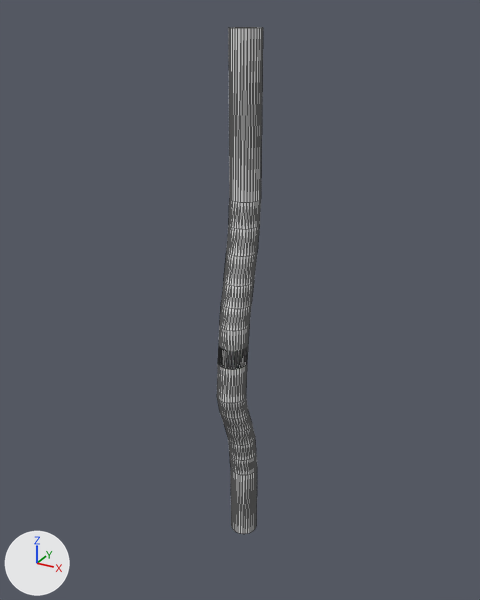
One commit to the OBJ model project/resources/Course/Course.obj: the scene before it, then after it.
The view is the same before and after, from a 50 mm camera at (1.98, -3.67, 1.15) aimed at (-0.07, 0.05, -0.72). The lights are fixed; the arrows at lower left show +X, +Y and +Z. The older version comes first. Mesh edges are drawn as thin lines. Where no turn or scale is listed for an object, it has been applied to the vertices.

In view in the first picture: '円柱'.
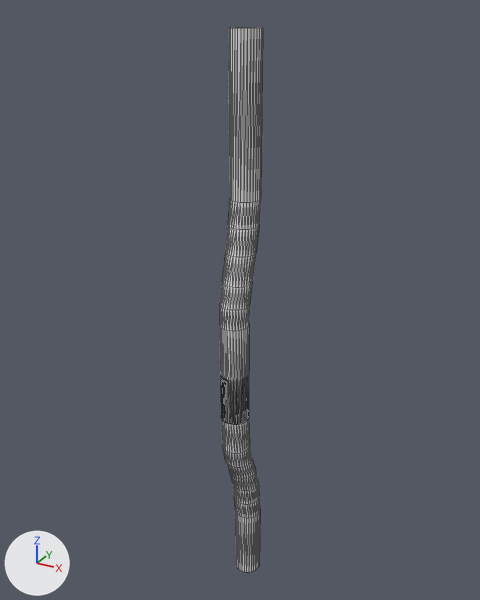
What differs and where, as boxes [x1, y1, x2, y2] in the pictures (480 x 600 px; the box of a moved part takes in the faces that stretch with it):
```json
{"object": "円柱", "change": "reshaped", "before": [217, 27, 263, 534], "after": [220, 27, 263, 572], "on screen": "6% narrower, 7% taller"}
{"part": 1, "of": "me_円柱", "change": "moved or reshaped", "before": [217, 326, 249, 403], "after": [220, 327, 250, 453]}
{"part": 2, "of": "me_円柱", "change": "moved or reshaped", "before": [217, 396, 257, 534], "after": [223, 447, 260, 572]}
```

Edits to the scene script, one JSON object a line:
```json
{"block": "me_円柱", "where": "# used by ob_円柱; location = (0.0, 0.0, 0.0)"}
{"op": "remove", "block": "me_円柱", "code": "me_円柱.from_pydata(...)  # 480 vertices, 896 faces; spans x -0.1..0.1, y -0.29..0.1, z -2.64..1.04"}
{"op": "add", "block": "me_円柱", "code": "me_円柱.from_pydata(...)  # 480 vertices, 896 faces; spans x -0.1..0.1, y -0.25..0.16, z -3.11..1.04"}
{"block": "me_円柱", "change": "me_円柱 part 1: all 32 vertices in x -0.1..0.1, y -0.28..-0.08, z -1.08 are moved by (0.0, 0.03, -0.46)"}
{"block": "me_円柱", "change": "me_円柱 part 2: all 224 vertices in x -0.1..0.1, y -0.29..0.09, z -2.64..-1.33 are moved by (0.0, 0.07, -0.46)"}
{"block": "me_円柱", "change": "other edits to the shape of me_円柱 do not show in these pictures"}
```
